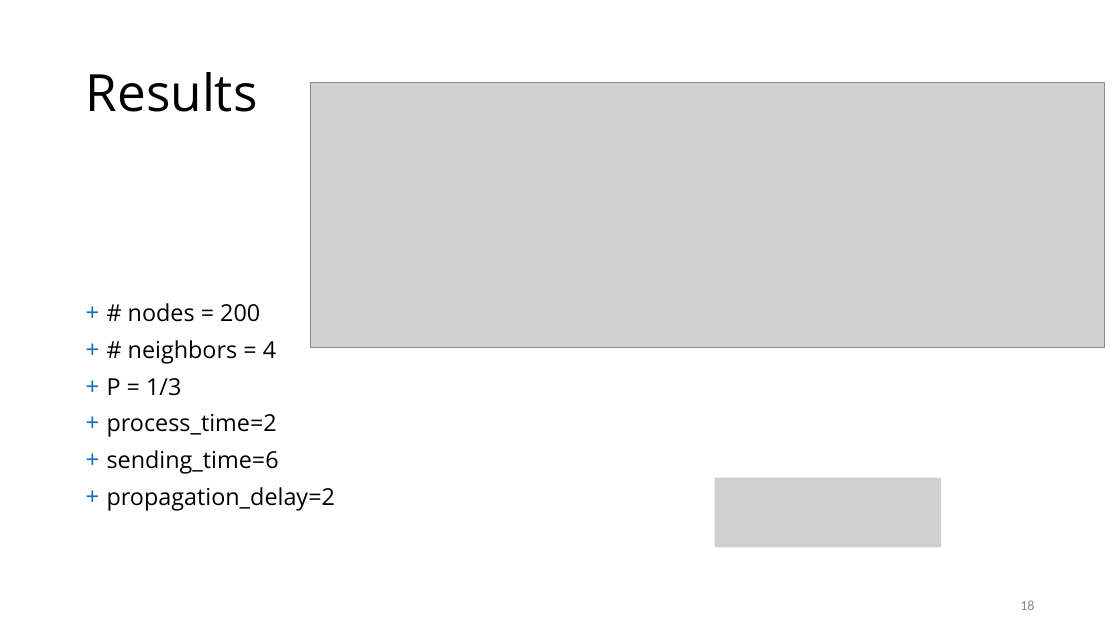
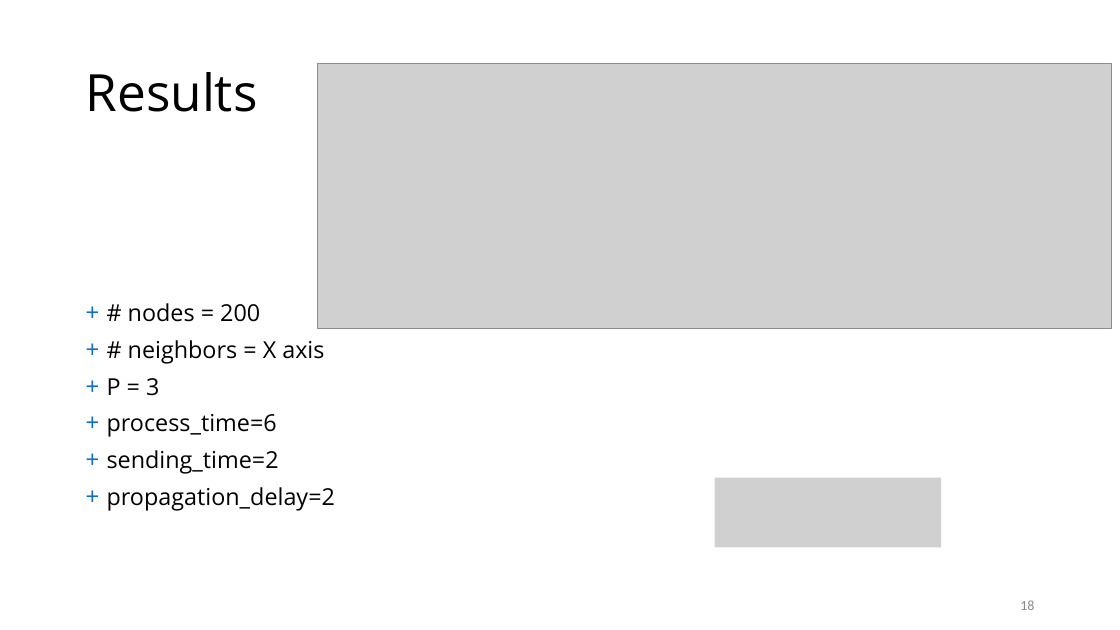
Before and after one commit to danstr1/BlockChain, a slide deck: slide 18 of presentation/Project.pptx. Drawn at 1120x630 pixels with LibreOffice and Linux fonts; fonts in the diff are those of the drawing; grey boxes stand for pictures. Boxes give left, top, right and bottom in pixels: in the first picture for what was removed or moved away, otherwise in the second. Text is boxed around its words. In the diff, an @@ line names an element or a change of style, - is before the commit and + after.

```diff
--- a/presentation/Project.pptx
+++ b/presentation/Project.pptx
@@ picture: place and size @@
-picture at box(310, 82, 1105, 347)
+picture at box(318, 63, 1112, 328)
@@ text at box(107, 340, 324, 474): text changed @@
-+ # neighbors = 4
-+ P = 1/3
-+ process_time=2
-+ sending_time=6
++ # neighbors = X axis
++ P = 3
++ process_time=6
++ sending_time=2
```
Also in this commit, not shown: 1 other slide changed, 1 slide added.
